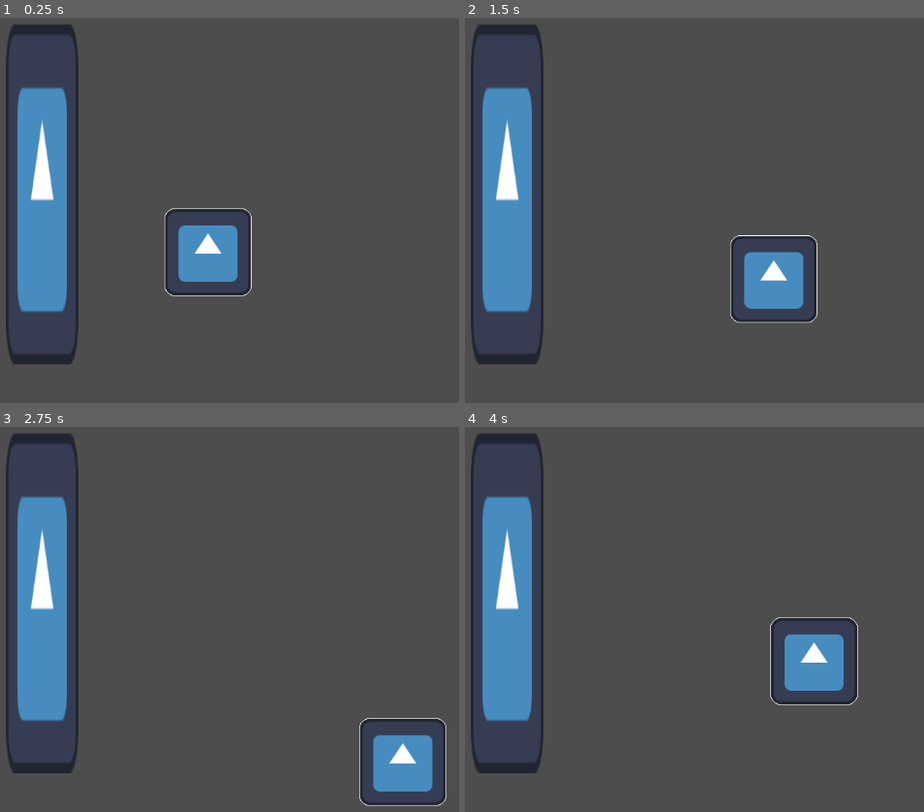
Above: before the commit, frames 1-4 (two rows, left to right).
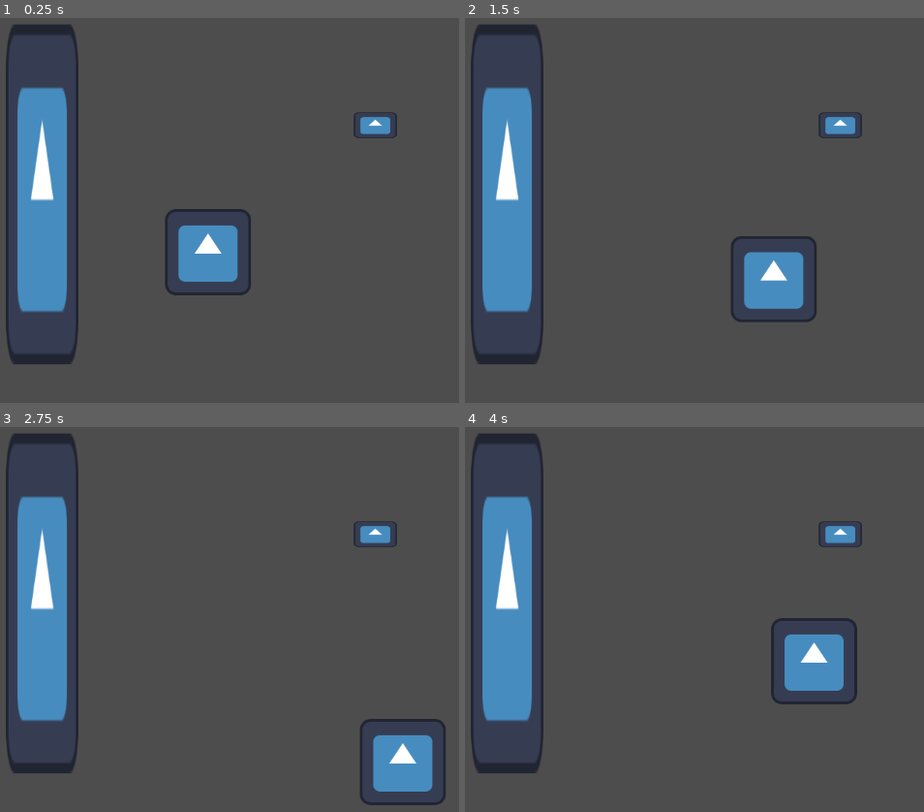
Above: after the commit, the same moments.

Repository: AnOverlyComplexUsername/untitled-rpg-game
Game: Godot game, scene res://Scenes/SceneManager.tscn
The game is run twice, just before and just after one commit, with the same random seed, the same clock (stepped at 60 frames per second) and the same inputs. The engine's default icon, where the game draws it, is replaced by a stand-in: a white triangle on a blue panel in a dark square.
Inputs:
- Up to frame 1 (0.25 s): no input
- Up to frame 2 (1.5 s): tap Enter at 0.5 s; hold D (right) 0.53-1.28 s; hold S (down) from 1.28 s (still down)
- Up to frame 3 (2.75 s): release S (down) at 2.03 s; hold D (right) from 2.03 s (still down)
- Up to frame 4 (4 s): release D (right) at 2.78 s; hold W (up) 2.78-3.53 s; hold A (left) from 3.53 s (still down)

The runs differ from the first frame. In frame 1, 0.6% of the frame differs, in the area x 35-87%, y 24-73%; in frame 2, 0.6%, in the area x 57-87%, y 24-80%; in frame 3, 0.6%; in frame 4, 0.6%.

Commit message:
Interactables now highlight when player is near

Diff:
--- a/Scenes/Player_Scene/Player.tscn
+++ b/Scenes/Player_Scene/Player.tscn
@@ -1,16 +1,7 @@
-[gd_scene load_steps=7 format=3 uid="uid://beq2x1w1dqni3"]
+[gd_scene load_steps=5 format=3 uid="uid://beq2x1w1dqni3"]
 
 [ext_resource type="Script" uid="uid://dxay3utmtldn6" path="res://Scripts/Player_Scripts/PlayerController.gd" id="1_j1ike"]
-[ext_resource type="Shader" uid="uid://bqn26pw2qch2b" path="res://Scenes/Player_Scene/OutlineShader.gdshader" id="2_1anp7"]
 [ext_resource type="Texture2D" uid="uid://3l4hg7hmxvn1" path="res://Assests/icon.svg" id="2_aeu4n"]
-
-[sub_resource type="ShaderMaterial" id="ShaderMaterial_wj5aq"]
-shader = ExtResource("2_1anp7")
-shader_parameter/color = Color(1, 1, 1, 1)
-shader_parameter/width = 1.0
-shader_parameter/pattern = 0
-shader_parameter/inside = false
-shader_parameter/add_margins = true
 
 [sub_resource type="RectangleShape2D" id="RectangleShape2D_1anp7"]
 size = Vector2(128, 128)
@@ -24,7 +15,6 @@
 script = ExtResource("1_j1ike")
 
 [node name="PlayerSprite" type="Sprite2D" parent="."]
-material = SubResource("ShaderMaterial_wj5aq")
 texture = ExtResource("2_aeu4n")
 
 [node name="CollisionBox" type="CollisionShape2D" parent="."]
--- a/Scenes/Test_Scene.tscn
+++ b/Scenes/Test_Scene.tscn
@@ -1,7 +1,8 @@
-[gd_scene load_steps=4 format=3 uid="uid://cm2jcjr8a4juu"]
+[gd_scene load_steps=5 format=3 uid="uid://cm2jcjr8a4juu"]
 
 [ext_resource type="PackedScene" uid="uid://beq2x1w1dqni3" path="res://Scenes/Player_Scene/Player.tscn" id="1_4ms0o"]
 [ext_resource type="Texture2D" uid="uid://3l4hg7hmxvn1" path="res://Assests/icon.svg" id="2_mrf6p"]
+[ext_resource type="PackedScene" uid="uid://ciwitgdq0lq8p" path="res://Scenes/test_interactable.tscn" id="3_mwjvy"]
 
 [sub_resource type="RectangleShape2D" id="RectangleShape2D_mrf6p"]
 size = Vector2(127.58252, 128.39536)
@@ -23,3 +24,6 @@
 position = Vector2(0.5961609, -0.25274658)
 scale = Vector2(0.99999976, 1)
 shape = SubResource("RectangleShape2D_mrf6p")
+
+[node name="TestInteractable" parent="." instance=ExtResource("3_mwjvy")]
+position = Vector2(739, 161)
--- /dev/null
+++ b/Scenes/test_interactable.tscn
@@ -0,0 +1,34 @@
+[gd_scene load_steps=6 format=3 uid="uid://ciwitgdq0lq8p"]
+
+[ext_resource type="Script" uid="uid://cvxgrw5dxvufw" path="res://Scripts/Components/InteractableComponents.gd" id="1_vypad"]
+[ext_resource type="Shader" uid="uid://bqn26pw2qch2b" path="res://Scenes/Player_Scene/OutlineShader.gdshader" id="2_qa54l"]
+[ext_resource type="Texture2D" uid="uid://3l4hg7hmxvn1" path="res://Assests/icon.svg" id="3_7tvm6"]
+
+[sub_resource type="RectangleShape2D" id="RectangleShape2D_n4rxc"]
+size = Vector2(96, 62)
+
+[sub_resource type="ShaderMaterial" id="ShaderMaterial_i7fkn"]
+shader = ExtResource("2_qa54l")
+shader_parameter/color = Color(1, 1, 1, 1)
+shader_parameter/width = 1.3950000662625
+shader_parameter/pattern = 2
+shader_parameter/inside = false
+shader_parameter/add_margins = true
+
+[node name="TestInteractable" type="Node2D"]
+
+[node name="InteractableComponent" type="Node2D" parent="." node_paths=PackedStringArray("interactableArea", "sprite")]
+script = ExtResource("1_vypad")
+interactableArea = NodePath("Area2D")
+sprite = NodePath("../Sprite2D")
+metadata/_custom_type_script = "uid://cvxgrw5dxvufw"
+
+[node name="Area2D" type="Area2D" parent="InteractableComponent"]
+
+[node name="CollisionShape2D" type="CollisionShape2D" parent="InteractableComponent/Area2D"]
+shape = SubResource("RectangleShape2D_n4rxc")
+
+[node name="Sprite2D" type="Sprite2D" parent="."]
+material = SubResource("ShaderMaterial_i7fkn")
+scale = Vector2(0.5, 0.29687503)
+texture = ExtResource("3_7tvm6")
--- /dev/null
+++ b/Scripts/Components/InteractableComponents.gd
@@ -0,0 +1,55 @@
+extends AbstractComponent
+##Interactable components handle logics behind interactables
+class_name InteractableComponent
+
+##Area that the player has to enter to interact w/ entity
+@export var interactableArea : Area2D
+
+##Determines if player can currently interact with entity
+@export var interactable : bool = true
+
+##Sprite that's attached to entity; used for toggling highlights
+@export var sprite : Sprite2D
+
+##tween used for animating highlights
+var tween : Tween = null
+func _ready():
+	interactableArea.area_entered.connect(_player_entered)
+	interactableArea.area_exited.connect(_player_left)
+	disableOutline()
+
+##checks if what entered interaction area is player;
+func _player_entered(area : Area2D) -> void:
+	if area.get_parent() is Player and interactable:
+		enableOutline()
+
+##checks if player left and disables highlight
+func _player_left(area : Area2D) -> void:
+	if area.get_parent() is Player:
+		disableOutline()
+
+##Enables entity's player interactability
+func enable_interactable() -> void:
+	interactable = true
+
+##Disables entity's player interactability
+func disable_interactivity() -> void:
+	interactable = false
+
+## toggles outline on current interactable item
+func enableOutline() -> void:
+	if tween:
+		tween.kill()
+	tween = get_tree().create_tween()
+	tween.tween_property(sprite.get_material(), "shader_parameter/color", Color(255.014, 255.014, 255.014, 1.0), 0.5)
+	tween.play()
+	tween.tween_callback(tween.kill)
+
+
+## fades out outline when object is no longer current interactable item
+func disableOutline() -> void:
+	if tween:
+		tween.kill()
+	tween = get_tree().create_tween()
+	tween.tween_property(sprite.get_material(), "shader_parameter/color", Color(255,255,255,0), 0.2)
+	tween.play() #minor bug where tween doesn't fade out properly
Not shown, added: Scripts/Components/InteractableComponents.gd.uid
